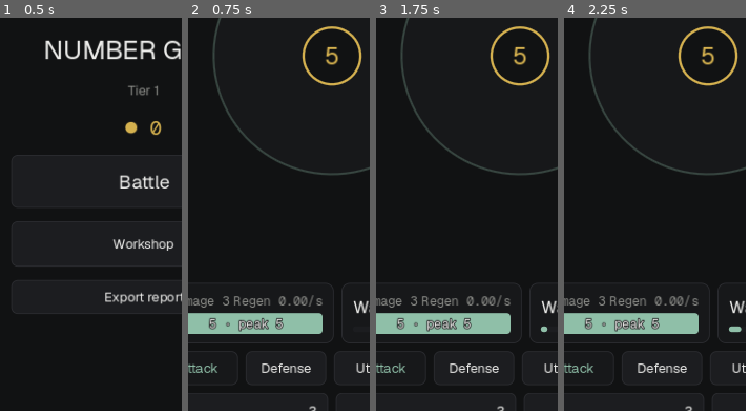
Above: before the commit, frames 1-4 (left to right).
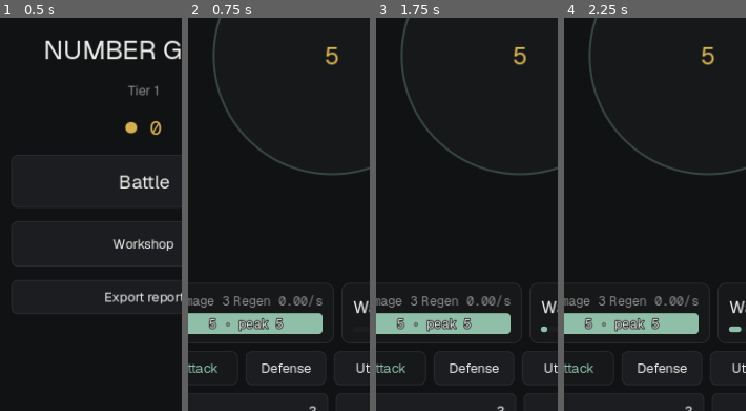
Above: after the commit, the same moments.

Repository: paulhardie/NumberGOup
Game: Godot game, scene res://scenes/main.tscn
Same seed, same stepped clock (60 frames per second), same inputs: the game is played once before the commit and once after it.
Inputs:
- Up to frame 1 (0.5 s): no input
- Up to frame 2 (0.75 s): click "Battle" at 0.5 s
- Up to frame 3 (1.75 s): click "×1" at 1.25 s
- Up to frame 4 (2.25 s): click "×2" at 2 s
The pictures show only the part of the screen within x 10-60%, y 28-78%; the shares and areas given below are measured in that part.

Frame 1 is identical in both runs. In frame 2, 0.8% of the frame differs, in the area x 62-96%, y 2-18%; in frame 3, 0.8%; in frame 4, 0.8%.

Commit message:
The Number stands alone, and the enemy design brief (D084)
The ring round the Number goes; it keeps its colour states and grows a
size during Rapid Fire. docs/design/ENEMY_NUMBERS_BRIEF.md briefs Claude
Design on turning each enemy type into a number with its own typeface
and colour, with the one open question (operation or health) to mock up
both ways.

Co-Authored-By: Claude Opus 5.5 <noreply@anthropic.com>
Claude-Session: https://claude.ai/code/session_01W4i2gYAY9UbDZF7EEzUZ2o

Diff:
--- a/src/ui/arena_view.gd
+++ b/src/ui/arena_view.gd
@@ -146,10 +146,10 @@
 
 
 ## The tower is the Number: whole, as Palette.number_shown has it (a standing
-## tower never reads 0), in a body whose ring shows it against this run's peak
-## (D083: it has no ceiling). It is the Coin colour while it stands at a new
-## peak, the warning colour below a quarter of its peak, and flashes and shakes
-## when a ÷ lands.
+## tower never reads 0), on its own with no ring (the owner, D084). It is the
+## Coin colour while it stands at a new peak (D083: it has no ceiling), the
+## warning colour below a quarter of its peak, a size larger while Rapid Fire
+## runs, and flashes and shakes when a ÷ lands.
 func _draw_tower() -> void:
 	var shake := Vector2.ZERO
 	if _divide_left > 0.0:
@@ -166,15 +166,13 @@
 		colour = Palette.WARNING.lerp(colour, 1.0 - _tower_flash / FLASH_SECONDS)
 	if _divide_left > 0.0:
 		colour = Palette.DIVIDER.lerp(colour, 1.0 - _divide_left / SHAKE_SECONDS)
-	draw_circle(at, BODY_RADIUS_PX, Palette.GROUND)
-	draw_arc(at, BODY_RADIUS_PX, 0.0, TAU, 48, Color(Palette.LINE, 1.0), 2.0, true)
-	# Thicker while Rapid Fire runs.
-	var fill := clampf(sim.health / peak, 0.0, 1.0)
-	draw_arc(at, BODY_RADIUS_PX, -PI * 0.5, -PI * 0.5 + TAU * fill, 48, colour, 4.0 if sim.rapid_fire_left > 0.0 else 2.5, true)
+	# The arena's own floor behind the digits, unseen, so shots and enemies never
+	# draw across them.
+	draw_circle(at, BODY_RADIUS_PX, Palette.SURFACE)
 	var text := Palette.number(Palette.number_shown(sim.health, sim.max_health(), sim.alive))
 	# Shrink to fit the body as the digits grow.
-	var font_size := NUMBER_FONT_PX
-	while font_size > 10 and Palette.NUMBER_FONT.get_string_size(text, HORIZONTAL_ALIGNMENT_LEFT, -1, font_size).x > BODY_RADIUS_PX * 1.7:
+	var font_size := NUMBER_FONT_PX + (3 if sim.rapid_fire_left > 0.0 else 0)
+	while font_size > 10 and Palette.NUMBER_FONT.get_string_size(text, HORIZONTAL_ALIGNMENT_LEFT, -1, font_size).x > BODY_RADIUS_PX * 1.9:
 		font_size -= 1
 	var size := Palette.NUMBER_FONT.get_string_size(text, HORIZONTAL_ALIGNMENT_LEFT, -1, font_size)
 	draw_string(Palette.NUMBER_FONT, at + Vector2(-size.x * 0.5, font_size * 0.35), text, HORIZONTAL_ALIGNMENT_LEFT, -1, font_size, colour)
Not shown, changed: docs/DECISIONS.md
Not shown, changed: docs/HANDOVER.md
Not shown, changed: docs/THE_NUMBER.md
Not shown, added: docs/design/ENEMY_NUMBERS_BRIEF.md
